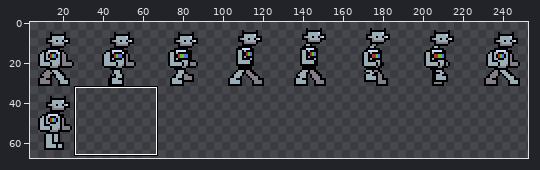
Edited in one commit: pixel-art file (gmtk-2026/Assets/aesprite/spritesheet-player.aseprite). The first picture is a wide view before the edit; the outline marks the close-up.
Close-up. Old version:
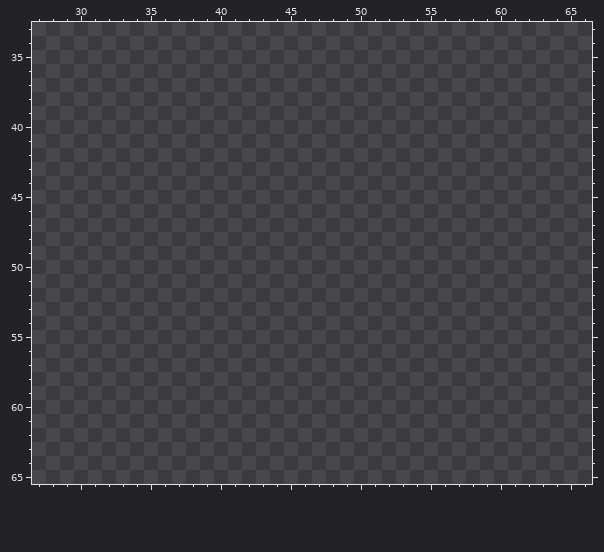
256x256 pixels, 1 frame. Shown: x 27..66, y 33..65. The wide view leaves out empty margins.
Palette (. is transparent): 
New version:
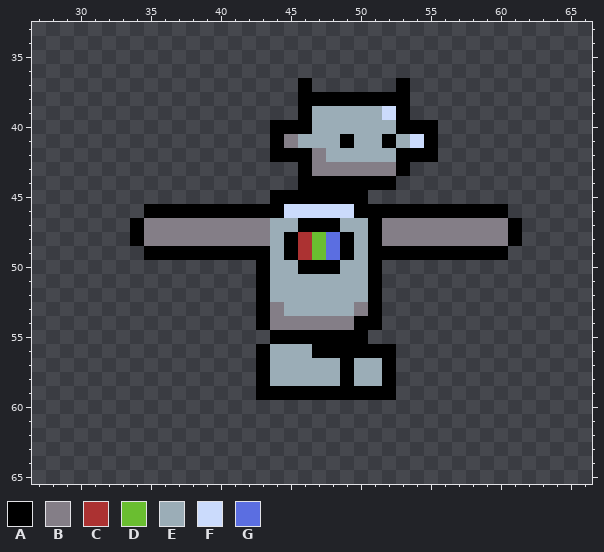
Colours new in this view: A #000000  B #847e87  C #ac3232  D #6abe30  E #9badb7  F #cbdbfc  G #5b6ee1
From old to new:
{"y":37,"x":46,"old":".","new":"A"}
{"y":37,"x":53,"old":".","new":"A"}
{"y":38,"x":46,"old":"........","new":"AAAAAAAA"}
{"y":39,"x":46,"old":"........","new":"AEEEEEFA"}
{"y":40,"x":44,"old":"............","new":"AAAEEEEEEAAA"}
{"y":41,"x":44,"old":"............","new":"ABEEEAEEAEFA"}
{"y":42,"x":44,"old":"............","new":"AAABEEEEEAAA"}
{"y":43,"x":46,"old":"........","new":"ABBBBBBA"}
{"y":44,"x":46,"old":".......","new":"AAAAAAA"}
{"y":45,"x":44,"old":".......","new":"AAAAAAA"}
{"y":46,"x":35,"old":"..........................","new":"AAAAAAAAAAFFFFFAAAAAAAAAAA"}
{"y":47,"x":34,"old":"............................","new":"ABBBBBBBBBEEAAAEEABBBBBBBBBA"}
{"y":48,"x":34,"old":"............................","new":"ABBBBBBBBBEACDGAEABBBBBBBBBA"}
{"y":49,"x":35,"old":"..........................","new":"AAAAAAAAAEACDGAEAAAAAAAAAA"}
{"y":50,"x":43,"old":".........","new":"AEEAAAEEA"}
{"y":51,"x":43,"old":".........","new":"AEEEEEEEA"}
{"y":52,"x":43,"old":".........","new":"AEEEEEEEA"}
{"y":53,"x":43,"old":".........","new":"ABEEEEEBA"}
{"y":54,"x":43,"old":".........","new":"ABBBBBBAA"}
{"y":55,"x":44,"old":".......","new":"AAAAAAA"}
{"y":56,"x":43,"old":"..........","new":"AEEEAAAAAA"}
{"y":57,"x":43,"old":"..........","new":"AEEEEEAEEA"}
{"y":58,"x":43,"old":"..........","new":"AEEEEEAEEA"}
{"y":59,"x":43,"old":"..........","new":"AAAAAAAAAA"}
{"label":"added","picture_box":[130,78,522,400]}
